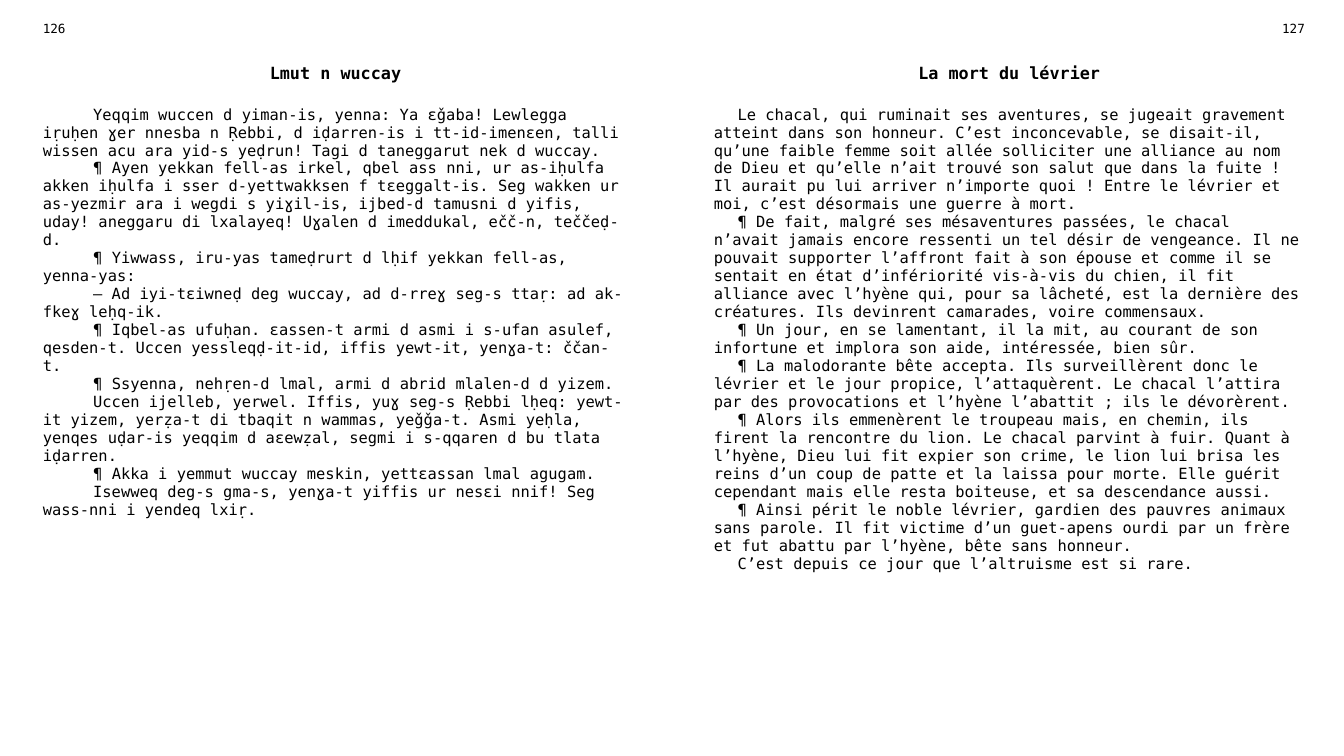
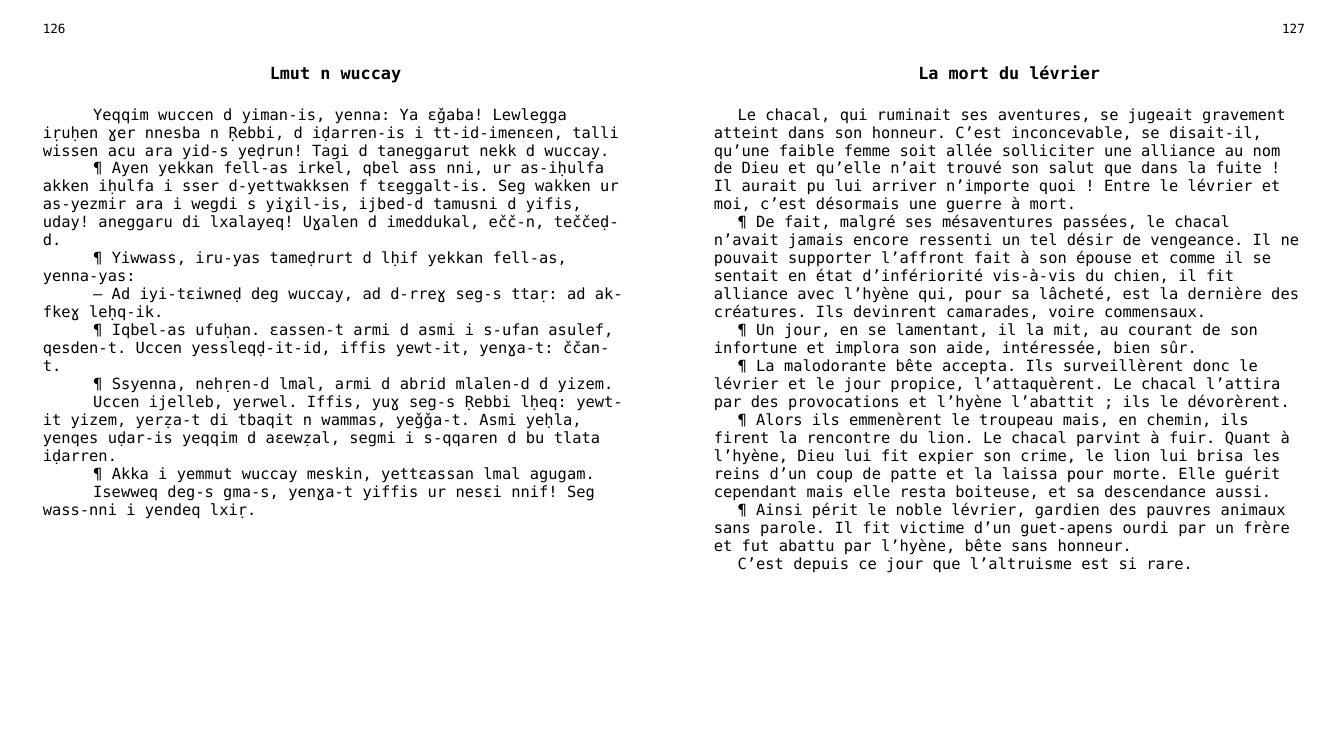
Before and after one commit to sferhah/tamacahut_n_wuccen, a slide deck: slide 61 of Uccen.ConsoleApp/Resources/pptx/uccen.pptx. Drawn at 1344x756 pixels with LibreOffice and Linux fonts; fonts in the diff are those of the drawing. Boxes give left, top, right and bottom in pixels: in the first picture for what was removed or moved away, otherwise in the second. Text is boxed around its words. In the diff, an @@ line names an element or a change of style, - is before the commit and + after.

```diff
--- a/Uccen.ConsoleApp/Resources/pptx/uccen.pptx
+++ b/Uccen.ConsoleApp/Resources/pptx/uccen.pptx
@@ table at (x1=32, y1=16, x2=1315, y2=729) @@
-row 3, column 1: Yeqqim wuccen d yiman-is, yenna: Ya ɛǧaba! Lewlegga iṛuḥen ɣer nnesba n Ṛebbi, d iḍarren-is i tt-id-imenɛen, talli wissen acu ara yid-s yeḍrun! Tagi d taneggarut nek d wuccay. / ¶ Ayen yekkan fell-as irkel, qbel ass nni, ur as-iḥulfa akken iḥulfa i sser d-yettwakksen f tɛeggalt-is. Seg wakken ur as-yezmir ara i wegdi s yiɣil-is, ijbed-d tamusni d yifis, uday! aneggaru di lxalayeq! Uɣalen d imeddukal, ečč-n, teččeḍ-d. / ¶ Yiwwass, iru-yas tameḍrurt d lḥif yekkan fell-as, yenna-yas: / — Ad iyi-tɛiwneḍ deg wuccay, ad d-rreɣ seg-s ttaṛ: ad ak-fkeɣ leḥq-ik. / ¶ Iqbel-as ufuḥan. ɛassen-t armi d asmi i s-ufan asulef, qesden-t. Uccen yessleqḍ-it-id, iffis yewt-it, yenɣa-t: ččan-t. / ¶ Ssyenna, nehṛen-d lmal, armi d abrid mlalen-d d yizem. / Uccen ijelleb, yerwel. Iffis, yuɣ seg-s Ṛebbi lḥeq: yewt-it yizem, yerẓa-t di tbaqit n wammas, yeǧǧa-t. Asmi yeḥla, yenqes uḍar-is yeqqim d aɛewẓal, segmi i s-qqaren d bu tlata iḍarren. / ¶ Akka i yemmut wuccay meskin, yettɛassan lmal agugam. / Isewweq deg-s gma-s, yenɣa-t yiffis ur nesɛi nnif! Seg wass-nni i yendeq lxiṛ.
+row 3, column 1: Yeqqim wuccen d yiman-is, yenna: Ya ɛǧaba! Lewlegga iṛuḥen ɣer nnesba n Ṛebbi, d iḍarren-is i tt-id-imenɛen, talli wissen acu ara yid-s yeḍrun! Tagi d taneggarut nekk d wuccay. / ¶ Ayen yekkan fell-as irkel, qbel ass nni, ur as-iḥulfa akken iḥulfa i sser d-yettwakksen f tɛeggalt-is. Seg wakken ur as-yezmir ara i wegdi s yiɣil-is, ijbed-d tamusni d yifis, uday! aneggaru di lxalayeq! Uɣalen d imeddukal, ečč-n, teččeḍ-d. / ¶ Yiwwass, iru-yas tameḍrurt d lḥif yekkan fell-as, yenna-yas: / — Ad iyi-tɛiwneḍ deg wuccay, ad d-rreɣ seg-s ttaṛ: ad ak-fkeɣ leḥq-ik. / ¶ Iqbel-as ufuḥan. ɛassen-t armi d asmi i s-ufan asulef, qesden-t. Uccen yessleqḍ-it-id, iffis yewt-it, yenɣa-t: ččan-t. / ¶ Ssyenna, nehṛen-d lmal, armi d abrid mlalen-d d yizem. / Uccen ijelleb, yerwel. Iffis, yuɣ seg-s Ṛebbi lḥeq: yewt-it yizem, yerẓa-t di tbaqit n wammas, yeǧǧa-t. Asmi yeḥla, yenqes uḍar-is yeqqim d aɛewẓal, segmi i s-qqaren d bu tlata iḍarren. / ¶ Akka i yemmut wuccay meskin, yettɛassan lmal agugam. / Isewweq deg-s gma-s, yenɣa-t yiffis ur nesɛi nnif! Seg wass-nni i yendeq lxiṛ.
```
Also in this commit, not shown: 21 other slides changed, 7 other files.
